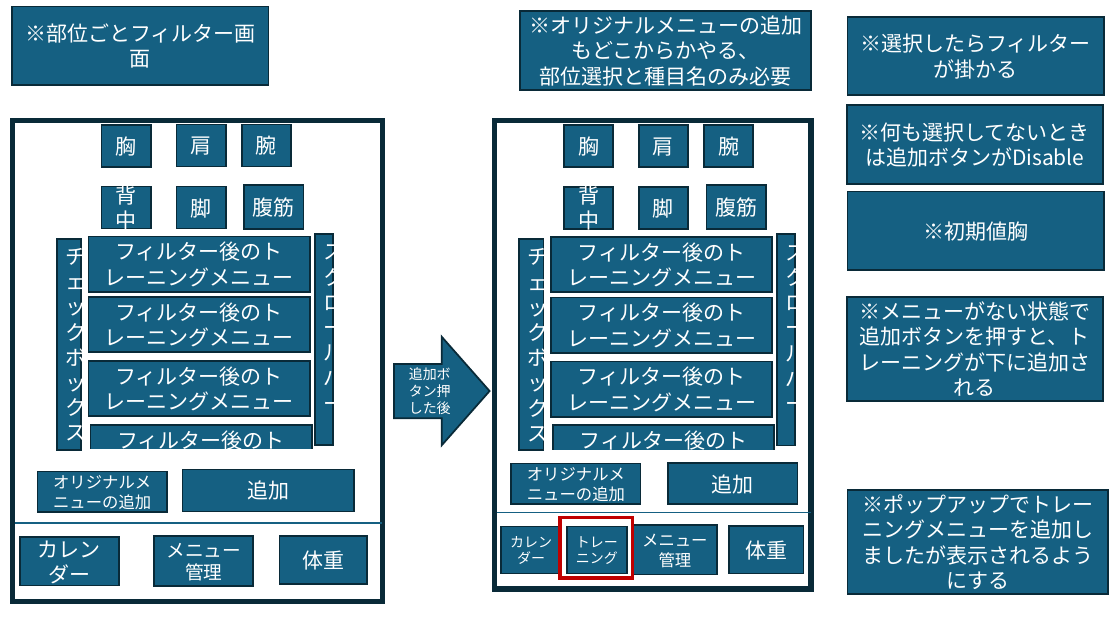
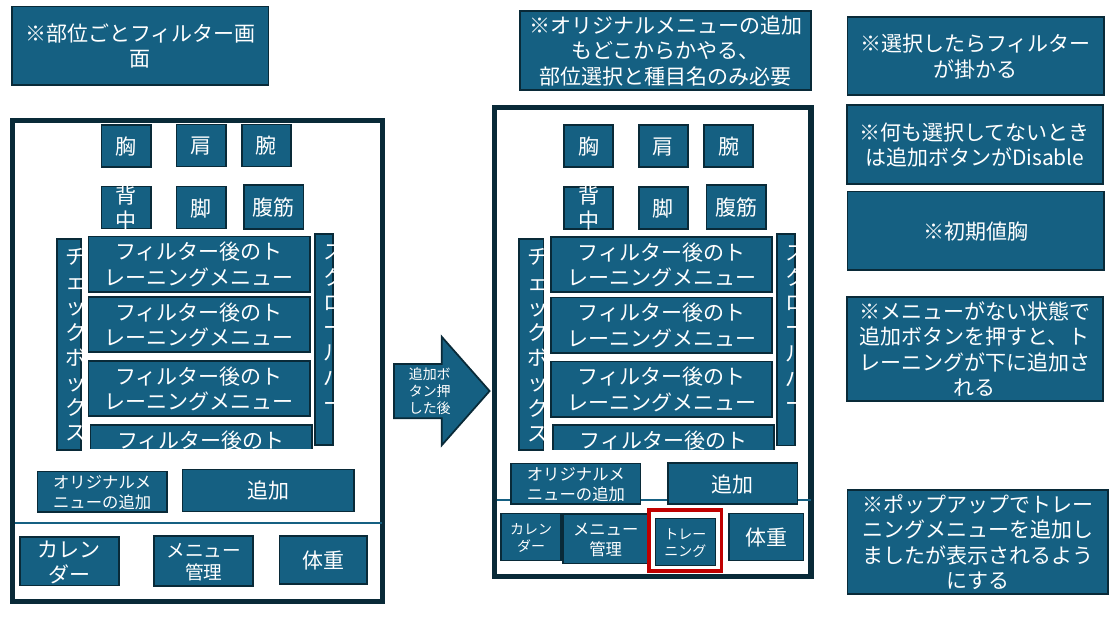
Before and after one commit to BandaiTakumi/massle_app, a slide deck: slide 1 of 画面遷移図.pptx. Drawn at 1120x630 pixels with LibreOffice and Linux fonts; fonts in the diff are those of the drawing. Boxes give left, top, right and bottom in pixels: in the first picture for what was removed or moved away, otherwise in the second. Text is boxed around its words. In the diff, an @@ line names an element or a change of style, - is before the commit and + after.

```diff
--- a/画面遷移図.pptx
+++ b/画面遷移図.pptx
@@ 3 rectangles, 1 line moved together from (x1=495, y1=121, x2=812, y2=590) to (x1=495, y1=108, x2=812, y2=576) @@
@@ rectangle "メニュー管理" moved from (x1=633, y1=525, x2=718, y2=575) to (x1=564, y1=514, x2=649, y2=564) @@
@@ rectangle moved from (x1=560, y1=518, x2=633, y2=579) to (x1=649, y1=510, x2=722, y2=571) @@
@@ rectangle "トレーニング" moved from (x1=567, y1=527, x2=627, y2=574) to (x1=655, y1=518, x2=715, y2=565) @@
```
Also in this commit, not shown: 1 other slide changed, 2 other files.
